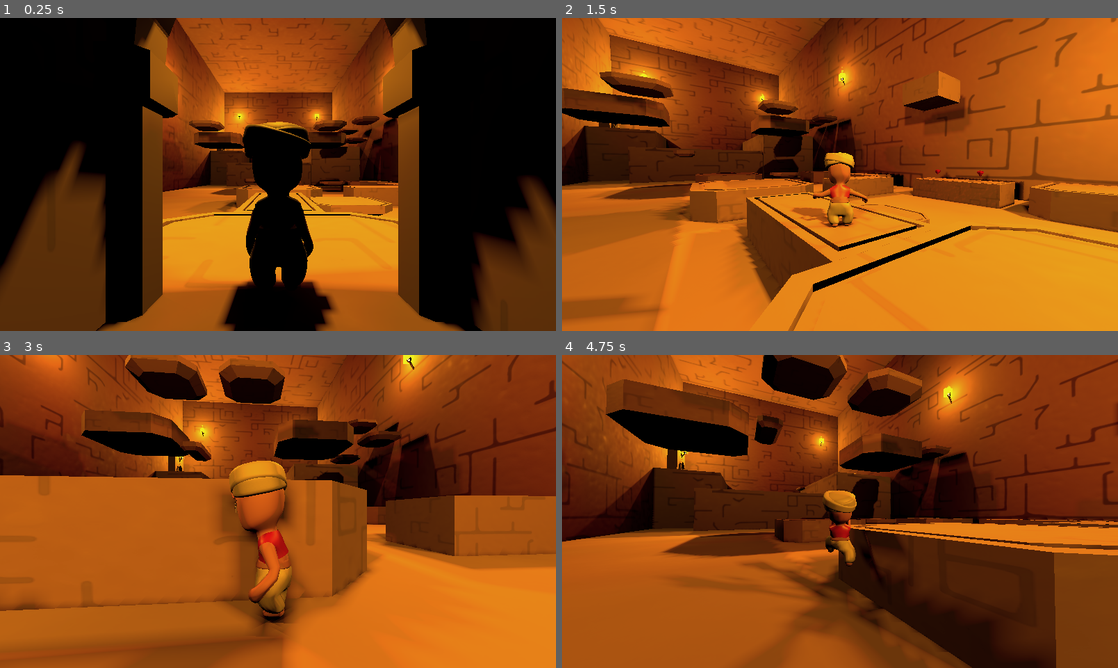
Above: before the commit, frames 1-4 (two rows, left to right).
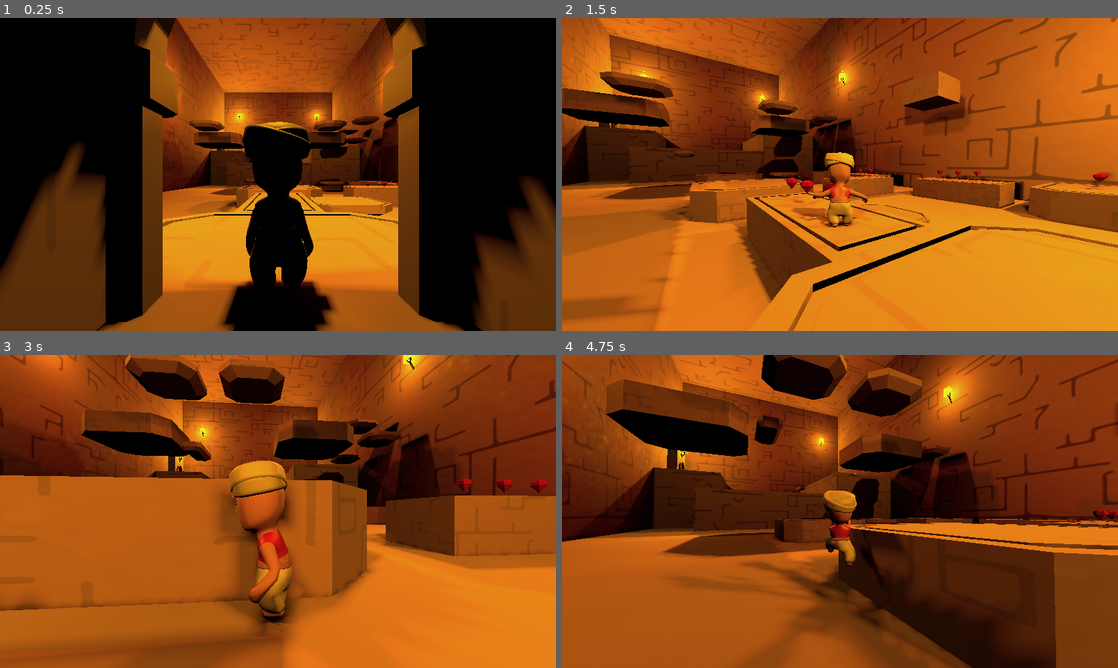
Above: after the commit, the same moments.

Repository: Cammymoop/GWProj
Game: Godot game, scene res://scenes/tutoral_test.tscn
Same seed, same stepped clock (60 frames per second), same inputs: the game is played once before the commit and once after it. This scene is started directly instead of the project's main scene.
Inputs (mouse positions are in pixels of both pictures, inside the frame that each line leads up to):
- Up to frame 1 (0.25 s): no input
- Up to frame 2 (1.5 s): move the mouse to (834, 180) at 0.52 s; hold W (forward) from 0.53 s (still down); click (834, 180) at 0.6 s; tap Space (jump) at 0.77 s; move the mouse to (878, 177) at 1.27 s; click (878, 177) at 1.35 s
- Up to frame 3 (3 s): tap Space (jump) at 1.52 s; move the mouse to (233, 508) at 2.02 s; click (233, 508) at 2.1 s; move the mouse to (283, 511) at 2.77 s; release W (forward) at 2.78 s; hold A (left) from 2.78 s (still down); click (283, 511) at 2.85 s
- Up to frame 4 (4.75 s): tap Space (jump) at 3.02, 3.77, 4.52 s; move the mouse to (817, 505) at 3.52 s; release A (left) at 3.53 s; hold W (forward) from 3.53 s (still down); click (817, 505) at 3.6 s; move the mouse to (867, 511) at 4.27 s; click (867, 511) at 4.35 s

The runs differ from the first frame. In frame 1, less than 0.1% of the frame differs, in the area x 46-72%, y 52-58%; in frame 2, 0.5%, in the area x 16-99%, y 48-85%; in frame 3, 0.2%; in frame 4, 0.1%.

Commit message:
Gem pickup removes it's self and adds particle

Diff:
--- a/GemFloat.gd
+++ b/GemFloat.gd
@@ -1,4 +1,6 @@
 extends Node3D
+
+@onready var particle = preload("res://scenes/LevelElements/particles/gem_pickup_particle.tscn")
 
 var start_pos : Vector3
 var end_pos : Vector3
@@ -31,3 +33,11 @@
 # Called every frame. 'delta' is the elapsed time since the previous frame.
 func _process(delta):
 	pass
+
+
+
+func _on_body_entered(body):
+	var particleInst = particle.instantiate()
+	get_node("/root").add_child(particleInst)
+	particleInst.global_position = global_position + Vector3(0,0.5,0)
+	queue_free()
--- /dev/null
+++ b/scenes/LevelElements/particles/gem_pickup_particle.gd
@@ -0,0 +1,13 @@
+extends GPUParticles3D
+
+
+# Called when the node enters the scene tree for the first time.
+func _ready():
+	restart()
+	pass # Replace with function body.
+
+
+# Called every frame. 'delta' is the elapsed time since the previous frame.
+func _process(delta):
+	if emitting == false:
+		queue_free()
--- /dev/null
+++ b/scenes/LevelElements/particles/gem_pickup_particle.tscn
@@ -0,0 +1,69 @@
+[gd_scene load_steps=8 format=3 uid="uid://cwhypowkqeuun"]
+
+[ext_resource type="Script" path="res://scenes/LevelElements/particles/gem_pickup_particle.gd" id="1_bokdx"]
+
+[sub_resource type="Curve" id="Curve_g3atk"]
+_data = [Vector2(0, 1), 0.0, 0.0, 0, 0, Vector2(0.428571, 0.0090909), -2.25875, 0.0, 0, 0]
+point_count = 2
+
+[sub_resource type="CurveTexture" id="CurveTexture_4dpl6"]
+curve = SubResource("Curve_g3atk")
+
+[sub_resource type="ParticleProcessMaterial" id="ParticleProcessMaterial_4l288"]
+emission_shape = 1
+emission_sphere_radius = 0.25
+direction = Vector3(0, 0, 0)
+spread = 180.0
+gravity = Vector3(0, 0, 0)
+initial_velocity_min = 4.0
+initial_velocity_max = 4.0
+damping_min = 50.0
+damping_max = 50.0
+scale_min = 0.0
+scale_curve = SubResource("CurveTexture_4dpl6")
+color = Color(1, 0.670588, 0.611765, 1)
+
+[sub_resource type="StandardMaterial3D" id="StandardMaterial3D_is2tk"]
+albedo_color = Color(0.847059, 0, 0.360784, 1)
+
+[sub_resource type="BoxMesh" id="BoxMesh_o3e8k"]
+material = SubResource("StandardMaterial3D_is2tk")
+size = Vector3(0.25, 0.25, 0.25)
+
+[sub_resource type="Skin" id="Skin_wou6c"]
+bind_count = 8
+bind/0/name = &""
+bind/0/bone = -1
+bind/0/pose = Transform3D(1, 0, 0, 0, 1, 0, 0, 0, 1, 0, 0, 0)
+bind/1/name = &""
+bind/1/bone = -1
+bind/1/pose = Transform3D(1, 0, 0, 0, 1, 0, 0, 0, 1, 0, 0, 0)
+bind/2/name = &""
+bind/2/bone = -1
+bind/2/pose = Transform3D(1, 0, 0, 0, 1, 0, 0, 0, 1, 0, 0, 0)
+bind/3/name = &""
+bind/3/bone = -1
+bind/3/pose = Transform3D(1, 0, 0, 0, 1, 0, 0, 0, 1, 0, 0, 0)
+bind/4/name = &""
+bind/4/bone = -1
+bind/4/pose = Transform3D(1, 0, 0, 0, 1, 0, 0, 0, 1, 0, 0, 0)
+bind/5/name = &""
+bind/5/bone = -1
+bind/5/pose = Transform3D(1, 0, 0, 0, 1, 0, 0, 0, 1, 0, 0, 0)
+bind/6/name = &""
+bind/6/bone = -1
+bind/6/pose = Transform3D(1, 0, 0, 0, 1, 0, 0, 0, 1, 0, 0, 0)
+bind/7/name = &""
+bind/7/bone = -1
+bind/7/pose = Transform3D(1, 0, 0, 0, 1, 0, 0, 0, 1, 0, 0, 0)
+
+[node name="GPUParticles3D" type="GPUParticles3D"]
+transform = Transform3D(0.816289, 0.408456, -0.408456, -0.577644, 0.577203, -0.577203, 0, 0.707107, 0.707107, 0, 0, 0)
+emitting = false
+amount = 15
+one_shot = true
+explosiveness = 0.85
+process_material = SubResource("ParticleProcessMaterial_4l288")
+draw_pass_1 = SubResource("BoxMesh_o3e8k")
+draw_skin = SubResource("Skin_wou6c")
+script = ExtResource("1_bokdx")
--- a/scenes/LevelElements/pickups/gem_pickup.tscn
+++ b/scenes/LevelElements/pickups/gem_pickup.tscn
@@ -1,15 +1,21 @@
-[gd_scene load_steps=3 format=3 uid="uid://dy48vn6b25n60"]
+[gd_scene load_steps=4 format=3 uid="uid://dy48vn6b25n60"]
 
+[ext_resource type="Script" path="res://GemFloat.gd" id="1_7ebla"]
 [ext_resource type="PackedScene" uid="uid://dier0b21mqbf1" path="res://meshes/Mesh_Gem.glb" id="2_omxi5"]
 
 [sub_resource type="BoxShape3D" id="BoxShape3D_m2rq2"]
 size = Vector3(0.437386, 0.509748, 0.51618)
 
-[node name="Area3D" type="Area3D"]
+[node name="Gem_pickup_object" type="Area3D"]
+collision_layer = 0
+collision_mask = 2
+script = ExtResource("1_7ebla")
 
 [node name="Mesh_Gem" parent="." instance=ExtResource("2_omxi5")]
-transform = Transform3D(1, 0, 0, 0, 1, 0, 0, 0, 1, 0, -0.250854, 0)
+transform = Transform3D(1, 0, 0, 0, 1, 0, 0, 0, 1, 0, 0.00592059, 0)
 
 [node name="CollisionShape3D" type="CollisionShape3D" parent="."]
+transform = Transform3D(1, 0, 0, 0, 1, 0, 0, 0, 1, 0, 0.256775, 0)
 shape = SubResource("BoxShape3D_m2rq2")
-disabled = true
+
+[connection signal="body_entered" from="." to="." method="_on_body_entered"]
--- a/scenes/LevelElements/pickups/gem_pickup1.tscn
+++ b/scenes/LevelElements/pickups/gem_pickup1.tscn
@@ -6,15 +6,18 @@
 [sub_resource type="BoxShape3D" id="BoxShape3D_qbn05"]
 size = Vector3(0.437386, 0.509748, 0.51618)
 
-[node name="Node3D" type="Node3D"]
+[node name="gem_pickup" type="Node3D"]
 script = ExtResource("1_qjkhy")
 
 [node name="Area3D" type="Area3D" parent="."]
 transform = Transform3D(1, 0, 0, 0, 1, 0, 0, 0, 1, 0, 0.253646, 0)
-
-[node name="Mesh_Gem" parent="Area3D" instance=ExtResource("2_7edmn")]
-transform = Transform3D(1, 0, 0, 0, 1, 0, 0, 0, 1, 0, -0.250854, 0)
+collision_layer = 2
 
 [node name="CollisionShape3D" type="CollisionShape3D" parent="Area3D"]
 shape = SubResource("BoxShape3D_qbn05")
 disabled = true
+
+[node name="Mesh_Gem" parent="." instance=ExtResource("2_7edmn")]
+transform = Transform3D(1, 0, 0, 0, 1, 0, 0, 0, 1, 0, 0.002792, 0)
+
+[connection signal="body_entered" from="Area3D" to="." method="_on_area_3d_body_entered"]
--- a/scenes/tutoral_test.tscn
+++ b/scenes/tutoral_test.tscn
@@ -16,7 +16,7 @@
 [ext_resource type="PackedScene" uid="uid://donak7j6fuc3r" path="res://scenes/LevelElements/special/moving_platform_wide.tscn" id="14_yvb6w"]
 [ext_resource type="PackedScene" uid="uid://bwasa1hkbb8sn" path="res://scenes/LevelElements/special/push_block.tscn" id="15_7rkcc"]
 [ext_resource type="PackedScene" uid="uid://csm3xijn7cq8x" path="res://scenes/LevelElements/special/pressure_plate.tscn" id="16_0gnag"]
-[ext_resource type="PackedScene" uid="uid://8nsdqk6f7niu" path="res://scenes/LevelElements/pickups/gem_pickup1.tscn" id="17_yjfr5"]
+[ext_resource type="PackedScene" uid="uid://dy48vn6b25n60" path="res://scenes/LevelElements/pickups/gem_pickup.tscn" id="17_4peyf"]
 
 [sub_resource type="ProceduralSkyMaterial" id="ProceduralSkyMaterial_5as67"]
 
@@ -877,8 +877,41 @@
 [node name="PlatformB2" parent="." instance=ExtResource("9_hqwrx")]
 transform = Transform3D(1, 0, 0, 0, 1, 0, 0, 0, 1, 18.1064, -1.78817, 33.6839)
 
-[node name="Node3D17" parent="." instance=ExtResource("17_yjfr5")]
-transform = Transform3D(1, 0, 0, 0, 1, 0, 0, 0, 1, 17.4246, -0.0351931, 22.892)
-
-[node name="Node3D18" parent="." instance=ExtResource("17_yjfr5")]
-transform = Transform3D(1, 0, 0, 0, 1, 0, 0, 0, 1, 17.4246, -0.0351931, 26.6255)
+[node name="Area3D" parent="." instance=ExtResource("17_4peyf")]
+transform = Transform3D(1, 0, 0, 0, 1, 0, 0, 0, 1, 1.27936, -0.0383333, 28.8947)
+
+[node name="Area3D2" parent="." instance=ExtResource("17_4peyf")]
+transform = Transform3D(1, 0, 0, 0, 1, 0, 0, 0, 1, 1.27936, -0.0383333, 27.1998)
+
+[node name="Area3D3" parent="." instance=ExtResource("17_4peyf")]
+transform = Transform3D(1, 0, 0, 0, 1, 0, 0, 0, 1, 1.27936, -0.0383333, 25.6667)
+
+[node name="Area3D4" parent="." instance=ExtResource("17_4peyf")]
+transform = Transform3D(-4.37114e-08, 0, -1, 0, 1, 0, 1, 0, -4.37114e-08, 10.6713, -0.0383328, 17.0827)
+
+[node name="Area3D5" parent="." instance=ExtResource("17_4peyf")]
+transform = Transform3D(-4.37114e-08, 0, -1, 0, 1, 0, 1, 0, -4.37114e-08, 12.3663, -0.0383328, 17.0827)
+
+[node name="Area3D6" parent="." instance=ExtResource("17_4peyf")]
+transform = Transform3D(-4.37114e-08, 0, -1, 0, 1, 0, 1, 0, -4.37114e-08, 13.8993, -0.0383328, 17.0827)
+
+[node name="Area3D7" parent="." instance=ExtResource("17_4peyf")]
+transform = Transform3D(-1, 0, 8.74228e-08, 0, 1, 0, -8.74228e-08, 0, -1, 17.3494, -0.0383328, 23.168)
+
+[node name="Area3D8" parent="." instance=ExtResource("17_4peyf")]
+transform = Transform3D(-1, 0, 8.74228e-08, 0, 1, 0, -8.74228e-08, 0, -1, 17.3494, -0.0383328, 24.8629)
+
+[node name="Area3D9" parent="." instance=ExtResource("17_4peyf")]
+transform = Transform3D(-1, 0, 8.74228e-08, 0, 1, 0, -8.74228e-08, 0, -1, 17.3494, -0.0383328, 26.396)
+
+[node name="Area3D10" parent="." instance=ExtResource("17_4peyf")]
+transform = Transform3D(-1, 0, 8.74228e-08, 0, 1, 0, -8.74228e-08, 0, -1, 17.4625, -0.0383328, 32.8092)
+
+[node name="Area3D11" parent="." instance=ExtResource("17_4peyf")]
+transform = Transform3D(-1, 0, 8.74228e-08, 0, 1, 0, -8.74228e-08, 0, -1, 17.4625, -0.0383328, 34.8092)
+
+[node name="Area3D12" parent="." instance=ExtResource("17_4peyf")]
+transform = Transform3D(-1, 0, 8.74228e-08, 0, 1, 0, -8.74228e-08, 0, -1, 19.4625, -0.0383328, 32.8092)
+
+[node name="Area3D13" parent="." instance=ExtResource("17_4peyf")]
+transform = Transform3D(-1, 0, 8.74228e-08, 0, 1, 0, -8.74228e-08, 0, -1, 19.4625, -0.0383328, 34.8092)
